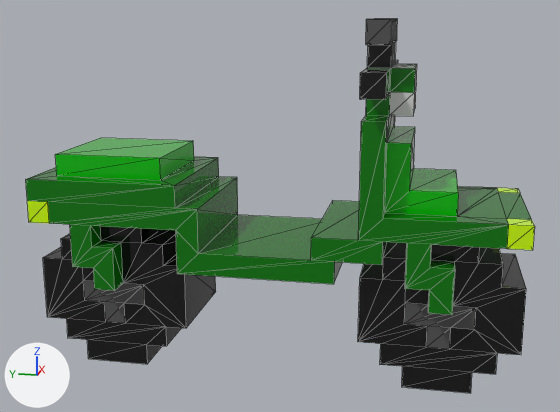
What one commit did to the OBJ model GothamCity/Modelos_obj/Transportes/moto3.obj.
One viewpoint serves both versions: a 50 mm camera at (-3.47, -0.72, 1.62) aimed at (0.0, -0.03, 0.75). The lights are fixed; the arrows at lower left show +X, +Y and +Z. Mesh edges are drawn as thin lines. Where no turn or scale is listed for an object, it has been applied to the vertices.

Before the edit, the objects in view are built like this:
```python
me_moto3 = bpy.data.meshes.new('moto3')
me_moto3.from_pydata(...)  # 318 vertices, 640 faces; spans x -0.44..0.46, y -1.13..1.07, z 0.0..1.6
me_moto3.materials.append(mat_moto3_palette)  # picture img_moto3_png
ob_moto3 = bpy.data.objects.new('moto3', me_moto3)
ob_moto3.location = (0.0, 0.0, 0.0)
```
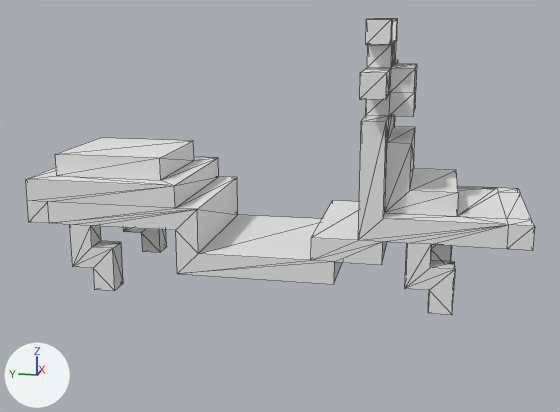
The newer file is also turned or shifted as a whole; pictures and numbers use the older file's frame.

Changed parts and their boxes (x1, y1, x2, y2) in the pictures (560 x 412 px):
'moto3', reshaped (21% shorter): before (26, 19, 535, 393); after (26, 19, 535, 315)
part 1 of me_moto3, cut back: before (43, 226, 526, 393); after (123, 228, 452, 262)
part 2 of me_moto3, recoloured (green to grey): (26, 19, 535, 315) in both

The edits, one by one:
Material 'moto3_moto3_palette' (mat_moto3_moto3_palette) is new.
Its base color is (0.8, 0.8, 0.8) (white #e7e7e7).
Its roughness is 1.0.
me_moto3 is used by ob_moto3; location (0.0, 0.0, 0.0).
me_moto3 had 318 vertices, 640 faces and spanned x -0.44..0.46, y -1.13..1.07, z 0.0..1.6.
me_moto3 now has 210 vertices, 416 faces and spans x -0.44..0.46, y -1.13..1.07, z 0.4..1.6.
Part 1, on me_moto3:
108 vertices are removed from x -0.24..0.26, y -1.13..1.07, z 0.0..0.7.
268 faces are deleted.
44 new faces join them.
me_moto3 part 2: 372 faces spanning x -0.44..0.46, y -1.13..1.07, z 0.4..1.6 switch from mat_moto3_palette (picture img_moto3_png) to mat_moto3_moto3_palette (white #e7e7e7).
